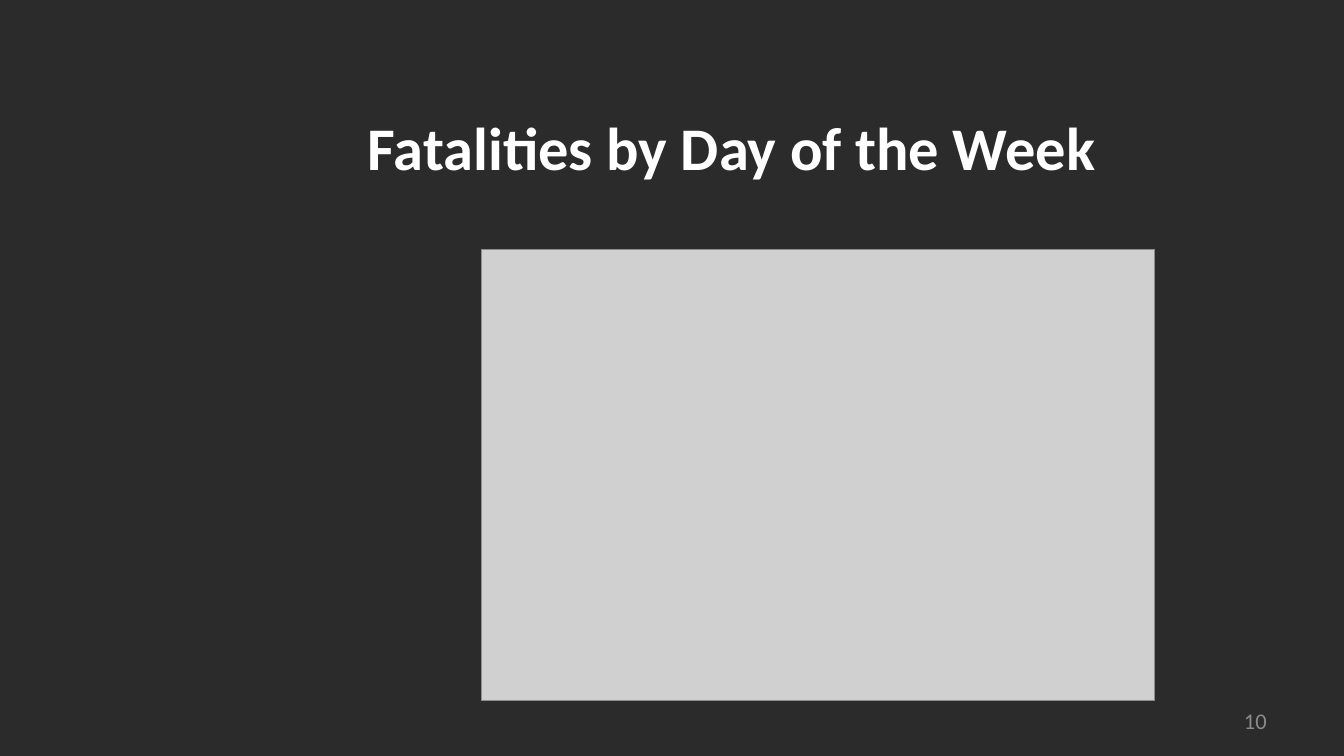
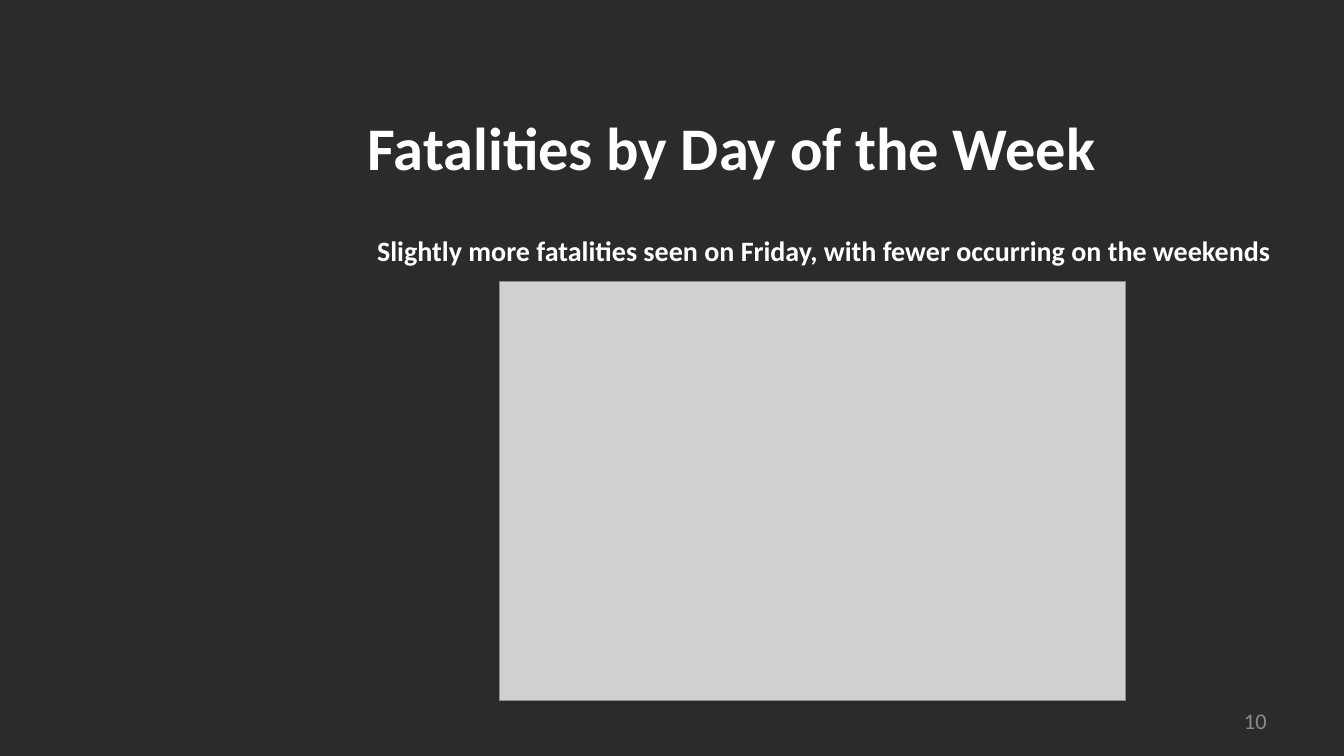
Before and after one commit to madams11/DataR-Project, a slide deck: slide 10 of US Bicycle Fatalities_Group 4.pptx. Drawn at 1344x756 pixels with LibreOffice and Linux fonts; fonts in the diff are those of the drawing; grey boxes stand for pictures; background and template pictures are left out; a plain dark background stands for a picture behind light text. Boxes give left, top, right and bottom in pixels: in the first picture for what was removed or moved away, otherwise in the second. Text is boxed around its words. In the diff, an @@ line names an element or a change of style, - is before the commit and + after.

```diff
--- a/US Bicycle Fatalities_Group 4.pptx
+++ b/US Bicycle Fatalities_Group 4.pptx
@@ text added at <box>377,241,1270,266</box>, 20 pt, text #FFFFFF, bold @@
+Slightly more fatalities seen on Friday, with fewer occurring on the weekends
@@ picture: place and size @@
-picture at <box>481,249,1154,701</box>
+picture at <box>500,281,1126,701</box>
```
Also in this commit, not shown: 2 other slides changed, 1 other file.
